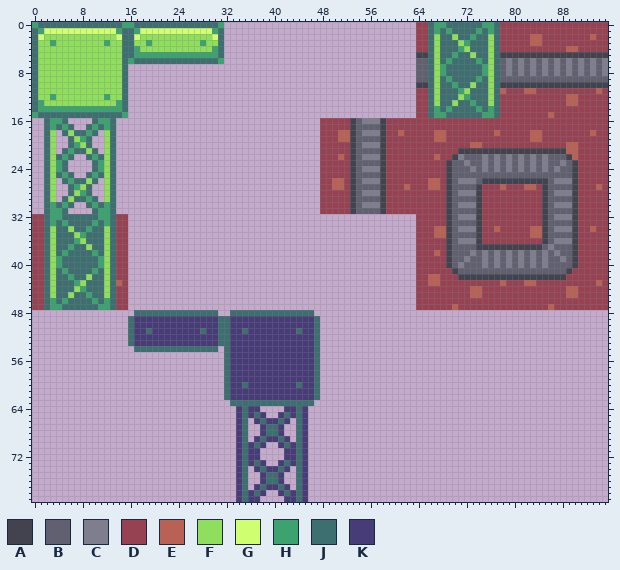
A sprite sheet gets an edit: RunnerGame/Assets/Art/Tilemaps/GrassMetalTiles.png. Above: the version before the commit.
The file is 96x80 pixels.
Palette (. is transparent): A #43434f  B #606070  C #7e7e8f  D #964253  E #ba6156  F #8fde5d  G #cfff70  H #3ca370  J #3d6e70  K #473b78
The result:
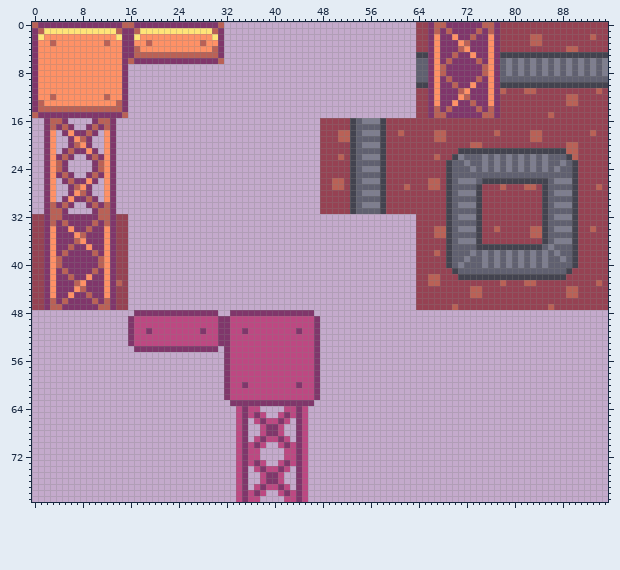
The edit:
colour F: #8fde5d -> #ff9166
colour G: #cfff70 -> #ffe478
colour J: #3d6e70 -> #80366b
colour K: #473b78 -> #bd4882
Changed rows in their new state; - is a pixel that keeps its letter.
first column x 0:
 0 E--------------EE--------------E-----------------------------------EE------EE
 1 -E------------E--E------------E------------------------------------E-E----E-E
 2 -------------------------------------------------------------------------E---
 3 ---E--------E------E--------E-------------------------------------------E----
 4 -----------------E------------E----------------------------------------E-----
 5 -----------------EEEEEEEEEEEEEE---------------------------------------E------
 6 ----------------E--------------E-------------------------------------E----E--
 7 --------------------------------------------------------------------E------E-
 8 --------------------------------------------------------------------E------E-
 9 ---------------------------------------------------------------------E----E--
10 ----------------------------------------------------------------------E------
11 -----------------------------------------------------------------------E-----
12 ---E--------E-----------------------------------------------------------E----
13 -E------------E----------------------------------------------------------E---
14 -EEEEEEEEEEEEEE----------------------------------------------------E-E----E-E
15 E--------------E---------------------------------------------------EE------EE
16 ---EE------EE----------------------------------------------------------------
17 ---E-E----E-E----------------------------------------------------------------
18 ---------E-------------------------------------------------------------------
19 --------E--------------------------------------------------------------------
20 -------E---------------------------------------------------------------------
21 ------E----------------------------------------------------------------------
22 -----E----E------------------------------------------------------------------
23 ----E------E-----------------------------------------------------------------
24 ----E------E-----------------------------------------------------------------
25 -----E----E------------------------------------------------------------------
26 ------E----------------------------------------------------------------------
27 -------E---------------------------------------------------------------------
28 --------E--------------------------------------------------------------------
29 ---------E-------------------------------------------------------------------
30 ---E-E----E-E----------------------------------------------------------------
31 ---EE------EE----------------------------------------------------------------
32 ---EE------EE----------------------------------------------------------------
33 ---E-E----E-E----------------------------------------------------------------
34 ---------E-------------------------------------------------------------------
35 --------E--------------------------------------------------------------------
36 -------E---------------------------------------------------------------------
37 ------E----------------------------------------------------------------------
38 -----E----E------------------------------------------------------------------
39 ----E------E-----------------------------------------------------------------
40 ----E------E-----------------------------------------------------------------
41 -----E----E------------------------------------------------------------------
42 ------E----------------------------------------------------------------------
43 -------E---------------------------------------------------------------------
44 --------E--------------------------------------------------------------------
45 ---------E-------------------------------------------------------------------
46 ---E-E----E-E----------------------------------------------------------------
47 ---EE------EE----------------------------------------------------------------
Where, in picture pixels (left, top, right, bottom), the same in both pictures:
changed: (32, 22, 320, 502)
changed: (428, 22, 500, 118)
